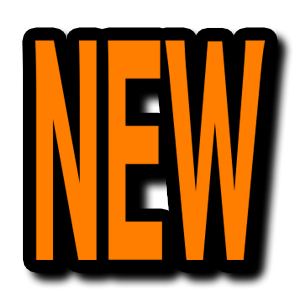
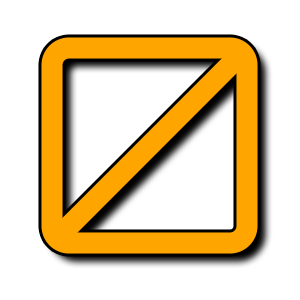
Before/after of a 300 x 300 layered artwork. What changed in the layer stack:
added layer "모양 7" above "레이어 23" over [41, 37, 258, 254]
hid "레이어 16" over [22, 27, 278, 274]
showed group "그룹 1" (20 layers) over [22, 27, 293, 289]
